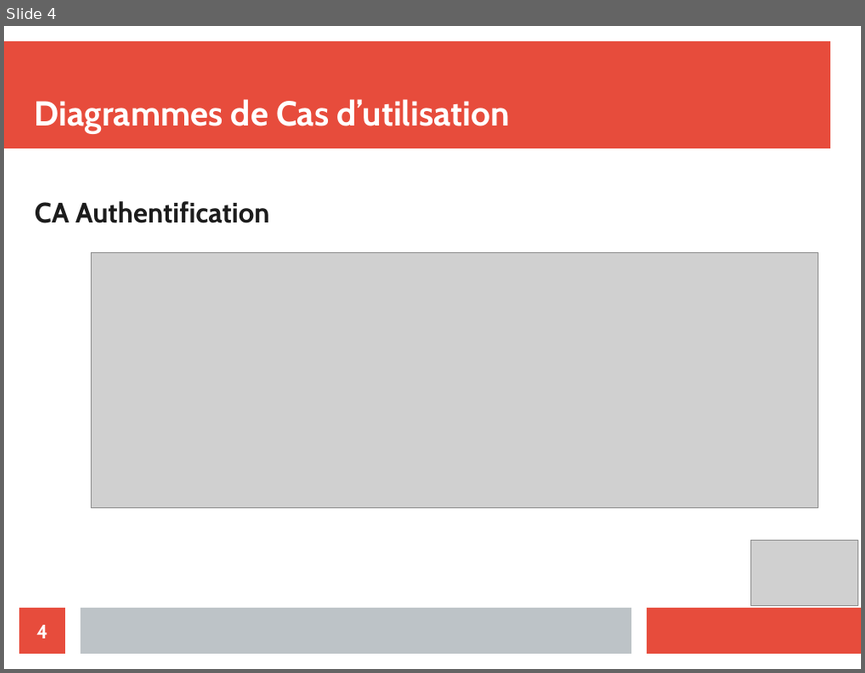
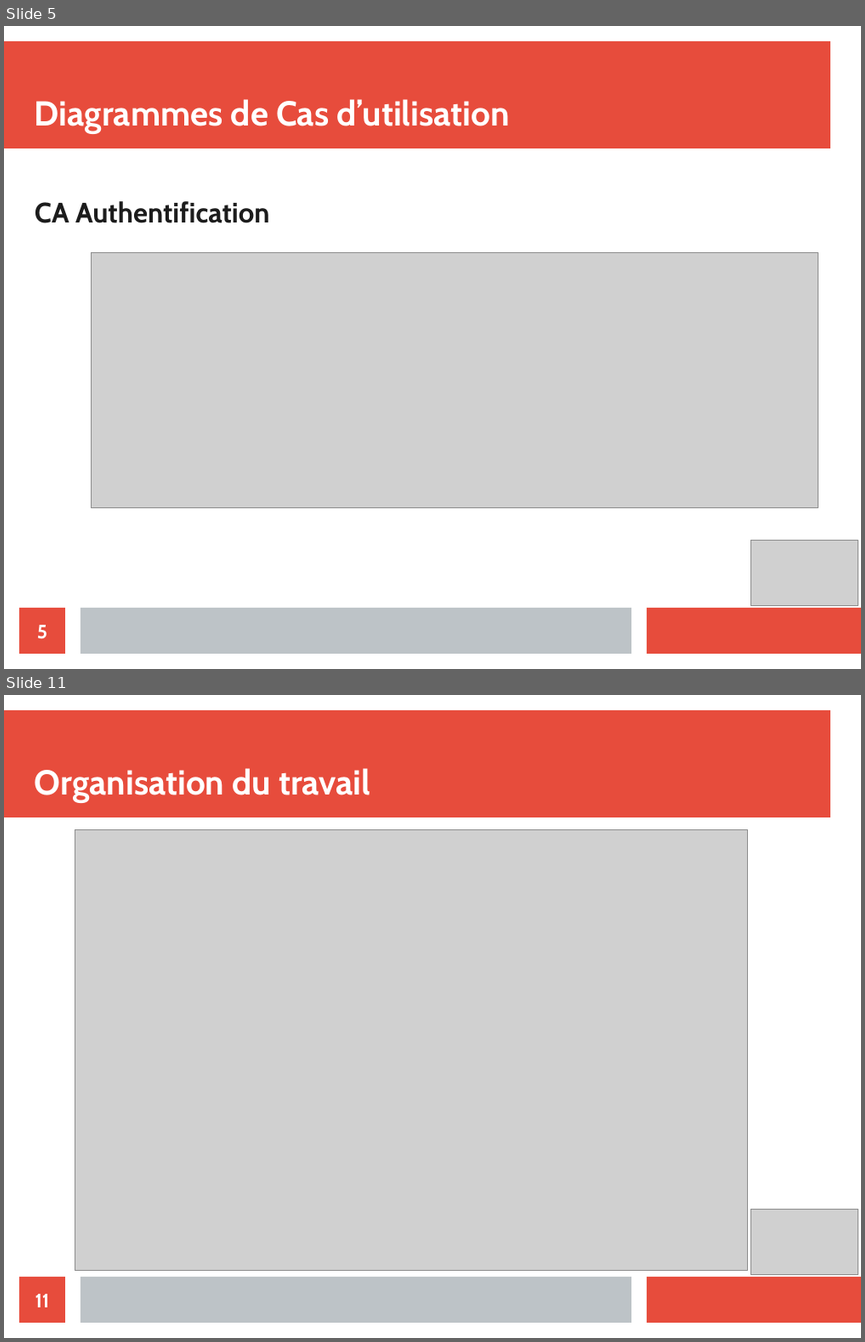
Before and after one commit to Merray/Factory, a slide deck: presentation/presentation FACTORY.odp. Shown one above the other, each under a label of ours: slide 4 before the commit, slides 5 and 11 after it; the slides between them are not shown. The pictures are 865x673 and 865x1342 pixels, drawn with LibreOffice and Linux fonts; fonts in the diff are those of the drawing; grey boxes stand for pictures. Boxes give left, top, right and bottom in pixels: in the first picture for what was removed or moved away, otherwise in the second. Text is boxed around its words. In the diff, an @@ line names an element or a change of style, - is before the commit and + after.

```diff
--- a/presentation/presentation FACTORY.odp
+++ b/presentation/presentation FACTORY.odp
@@ slide 11 added at (4, 695, 861, 1338), background #FFFFFF; not listed: 3 template elements that a slide beside it also shows @@
@@ title added at (35, 768, 370, 803), 32 pt, text #FFFFFF, bold @@
+Organisation du travail
@@ picture added at (75, 829, 748, 1270) @@
@@ picture added at (751, 1209, 858, 1274) @@
@@ page number added at (19, 1276, 65, 1322), fill #E74C3C, 18 pt, text #FFFFFF, bold @@
+11
@@ what was slide 4 is now slide 5 @@
@@ page number at (37, 624, 47, 639): text changed @@
-4
+5
```
Also in this commit, not shown: 4 slides changed, 6 other slides added, 2 slides removed.
